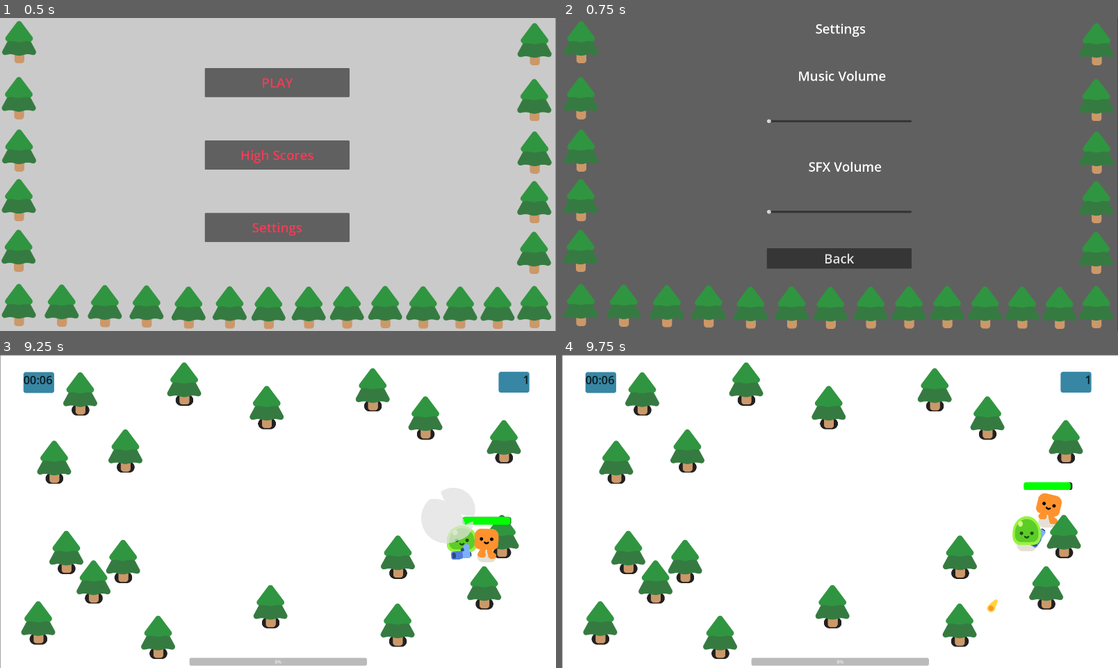
Above: before the commit, frames 1-4 (two rows, left to right).
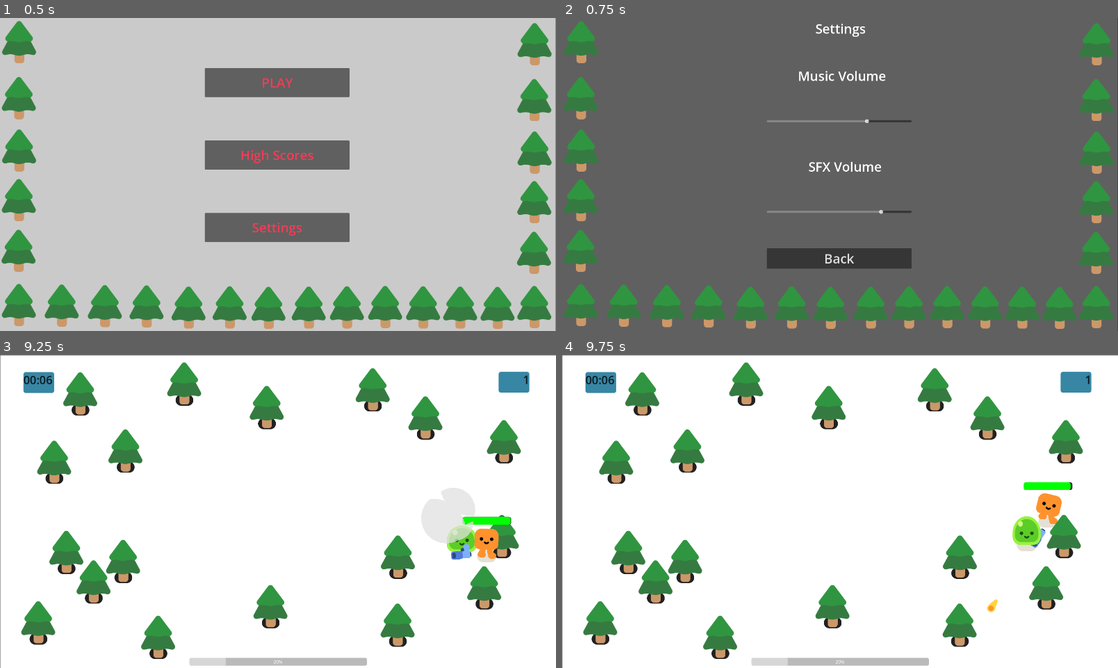
Above: after the commit, the same moments.

Repository: Masone1811/ui-week-6
Game: Godot game, scene res://main_menu.tscn
Two runs of this game, one before a commit and one after it. Both use one fixed random seed, a clock stepped at 60 frames per second and the inputs below.
Inputs:
- Up to frame 1 (0.5 s): no input
- Up to frame 2 (0.75 s): click "Settings" at 0.5 s
- Up to frame 3 (9.25 s): click "Back" at 1.25 s; click "PLAY" at 2 s; hold D (move_right) 2.78-3.53 s; hold S (move_down) 3.53-4.28 s; hold D (move_right) 4.28-5.03 s; hold W (move_up) 5.03-5.78 s; hold A (move_left) 5.78-7.25 s; tap Escape (pause) at 6.4 s; click "Resume" at 7.25 s; hold S (move_down) 8.03-8.78 s; hold D (move_right) from 8.78 s (still down)
- Up to frame 4 (9.75 s): release D (move_right) at 9.53 s; hold W (move_up) from 9.53 s (still down)

Frame 1 is identical in both runs. In frame 2, 0.3% of the frame differs, in the area x 36-58%, y 32-63%; in frame 3, 0.1%; in frame 4, 0.1%.
Error before the commit: Attempt to call function 'play' in base 'null instance' on a null instance. (res://survivor_game.gd:174)

Commit message:
Fixed volume controls and settings save, main menu button on gameover

Diff:
--- a/Survivor Game.tscn
+++ b/Survivor Game.tscn
@@ -4,6 +4,11 @@
 [ext_resource type="Script" uid="uid://oj7hj4kgw31t" path="res://survivor_game.gd" id="1_ony8i"]
 [ext_resource type="PackedScene" uid="uid://dq3r015sr1uql" path="res://pine_tree.tscn" id="2_ony8i"]
 [ext_resource type="PackedScene" uid="uid://3i77r48q81rw" path="res://pause_menu.tscn" id="4_nyt22"]
+[ext_resource type="AudioStream" uid="uid://cj743cuux8whd" path="res://sounds/LoopWIP1.ogg" id="5_aeywb"]
+[ext_resource type="AudioStream" uid="uid://c11qkw82qjwg" path="res://sounds/game_over.wav" id="6_7inyp"]
+[ext_resource type="AudioStream" uid="uid://b06ukt2ywlh4h" path="res://sounds/Level Up.mp3" id="6_vwi0n"]
+[ext_resource type="AudioStream" uid="uid://d387rhqmcy3ol" path="res://sounds/Transition.mp3" id="7_e0ho8"]
+[ext_resource type="AudioStream" uid="uid://qi5w0hc8oasl" path="res://sounds/mob_death_sound.wav" id="8_e0ho8"]
 
 [sub_resource type="Curve2D" id="Curve2D_nyt22"]
 _data = {
@@ -65,6 +70,7 @@
 
 [node name="GameOver" type="CanvasLayer" parent="." unique_id=1821051912]
 unique_name_in_owner = true
+process_mode = 2
 visible = false
 
 [node name="ColorRect" type="ColorRect" parent="GameOver" unique_id=2052715982]
@@ -117,6 +123,16 @@
 offset_bottom = 771.0
 theme_override_font_sizes/font_size = 40
 
+[node name="MainMenuButton" type="Button" parent="GameOver" unique_id=1069965926]
+unique_name_in_owner = true
+anchors_preset = -1
+offset_left = 809.0
+offset_top = 828.0
+offset_right = 1109.0
+offset_bottom = 927.0
+theme_override_font_sizes/font_size = 45
+text = "Main Menu"
+
 [node name="UILayer" type="CanvasLayer" parent="." unique_id=1043188422]
 layer = 10
 
@@ -283,7 +299,36 @@
 [node name="PineTree18" parent="." unique_id=1149868711 instance=ExtResource("2_ony8i")]
 position = Vector2(188, 424)
 
+[node name="GameMusic" type="AudioStreamPlayer2D" parent="." unique_id=1415432248]
+unique_name_in_owner = true
+stream = ExtResource("5_aeywb")
+autoplay = true
+bus = &"Music"
+parameters/looping = true
+
+[node name="LevelUpSound" type="AudioStreamPlayer2D" parent="." unique_id=855836136]
+unique_name_in_owner = true
+stream = ExtResource("6_vwi0n")
+bus = &"SFX"
+
+[node name="RoundSound" type="AudioStreamPlayer2D" parent="." unique_id=393785557]
+unique_name_in_owner = true
+stream = ExtResource("7_e0ho8")
+bus = &"Music"
+
+[node name="MobDeathSound" type="AudioStreamPlayer2D" parent="." unique_id=979128764]
+unique_name_in_owner = true
+stream = ExtResource("8_e0ho8")
+bus = &"SFX"
+
+[node name="GameOverSound" type="AudioStreamPlayer2D" parent="." unique_id=1283725686]
+unique_name_in_owner = true
+position = Vector2(7, 3)
+stream = ExtResource("6_7inyp")
+bus = &"SFX"
+
 [connection signal="health_depleted" from="Player" to="." method="_on_player_health_depleted"]
+[connection signal="pressed" from="GameOver/MainMenuButton" to="." method="_on_main_menu_button_pressed"]
 [connection signal="pressed" from="UILayer/LevelUpPanel/DamageButton" to="." method="_on_damage_button_pressed"]
 [connection signal="pressed" from="UILayer/LevelUpPanel/DamageButton" to="PauseMenu" method="_on_damage_button_pressed"]
 [connection signal="pressed" from="UILayer/LevelUpPanel/FireRateButton" to="." method="_on_fire_rate_button_pressed"]
--- a/main_menu.gd
+++ b/main_menu.gd
@@ -5,7 +5,13 @@
 	%HighScores.visible = false
 	%Settings.visible = false
 
+	update_settings_sliders()
 	update_high_scores()
+
+#Update settings
+func update_settings_sliders():
+	%MusicSlider.set_value_no_signal(GameData.music_volume * 100)
+	%SFXSlider.set_value_no_signal(GameData.sfx_volume * 100)
 
 #Populate high scores
 func update_high_scores():
@@ -16,6 +22,7 @@
 		%Score4,
 		%Score5
 	]
+
 
 	for i in range(labels.size()):
 		if i < GameData.high_scores.size():
@@ -47,6 +54,8 @@
 	%Settings.visible = true
 	%MenuContainer.visible = false
 
+	update_settings_sliders()
+
 
 func _on_back_button_pressed():
 	%HighScores.visible = false
--- a/player.tscn
+++ b/player.tscn
@@ -44,6 +44,7 @@
 unique_name_in_owner = true
 stream = ExtResource("4_hqtel")
 volume_db = -10.0
+bus = &"SFX"
 
 [node name="HurtBox" type="Area2D" parent="." unique_id=476835951]
 unique_name_in_owner = true
@@ -68,3 +69,4 @@
 [node name="DamageTakenSound" type="AudioStreamPlayer2D" parent="." unique_id=1164108174]
 unique_name_in_owner = true
 stream = ExtResource("5_sweqy")
+bus = &"SFX"
--- a/survivor_game.gd
+++ b/survivor_game.gd
@@ -206,3 +206,8 @@
 		Engine.time_scale = 0
 
 	paused = !paused
+
+
+func _on_main_menu_button_pressed():
+	get_tree().paused = false
+	get_tree().change_scene_to_file("res://main_menu.tscn")
